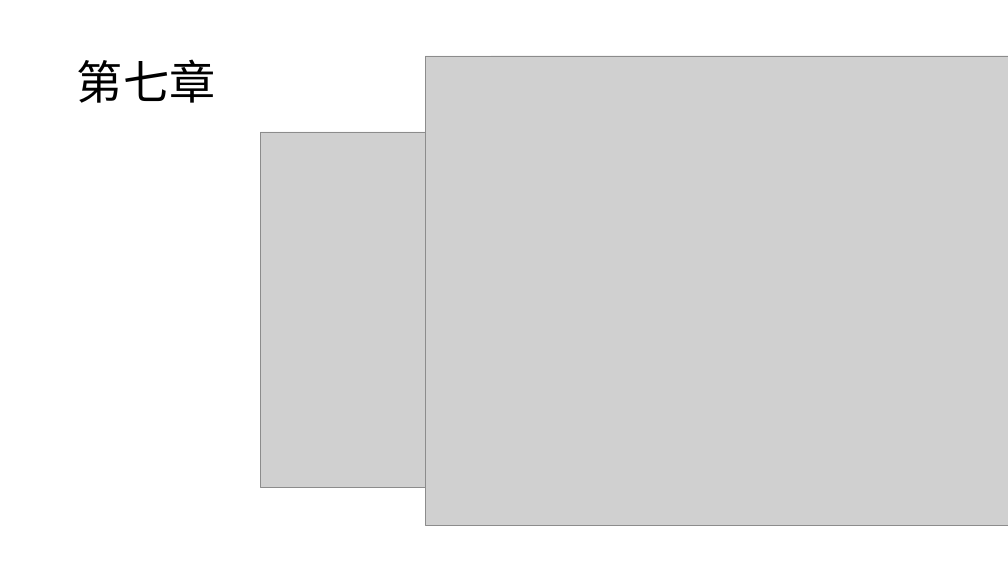
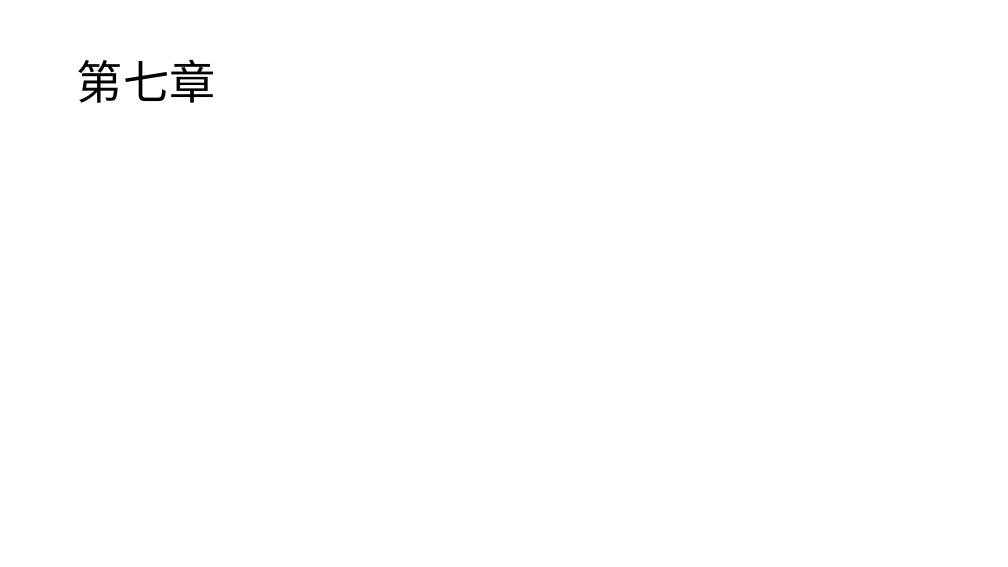
Before and after one commit to jisuansiwei2017/SDCT-2017-Fall, a slide deck: slide 4 of weekly_report/group5/逻辑模型模板第五组wk2.pptx. Drawn at 1008x567 pixels with LibreOffice and Linux fonts; fonts in the diff are those of the drawing; grey boxes stand for pictures. Boxes give left, top, right and bottom in pixels: in the first picture for what was removed or moved away, otherwise in the second. Text is boxed around its words. In the diff, an @@ line names an element or a change of style, - is before the commit and + after.

```diff
--- a/weekly_report/group5/逻辑模型模板第五组wk2.pptx
+++ b/weekly_report/group5/逻辑模型模板第五组wk2.pptx
@@ picture removed at (x1=426, y1=56, x2=1008, y2=526) @@
@@ picture removed at (x1=491, y1=56, x2=1008, y2=526) @@
@@ picture removed at (x1=261, y1=132, x2=742, y2=487) @@
```
Also in this commit, not shown: 1 other slide changed, 1 other file.
